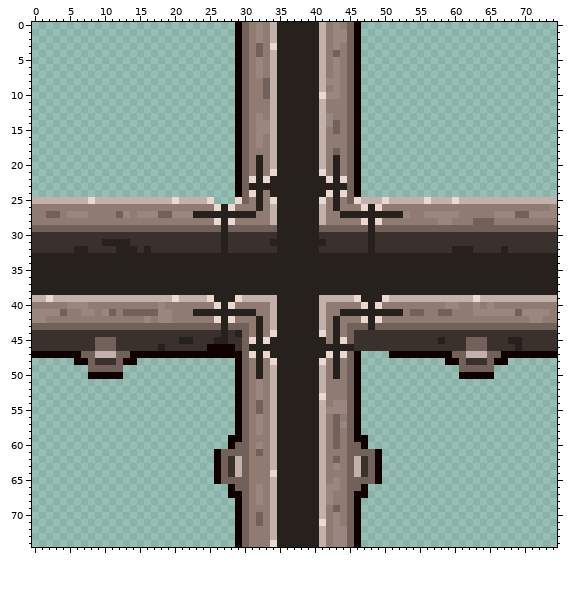
A sprite sheet gets an edit: Assets/prod/tiles/rails_07.png. Above is the file before it was changed.
The file is 75x75 pixels.
Now the later version:
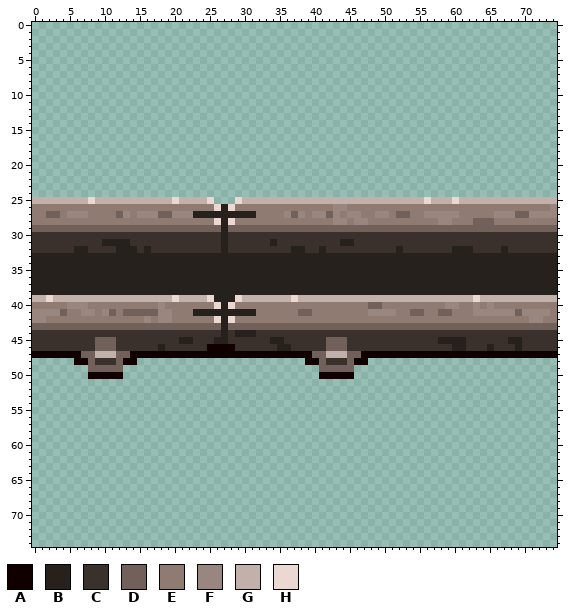
Palette (. is transparent): A #110000  B #27211e  C #3a302c  D #72605a  E #907b73  F #99867f  G #c2b0aa  H #ebd8d1
Edits made:
Changed rows in their new state; - is an unchanged pixel.
first column x 29:
 0 ..................-------
 1 ..................-------
 2 ..................-------
 3 ..................-------
 4 ..................-------
 5 ..................-------
 6 ..................-------
 7 ..................-------
 8 ..................-------
 9 ..................-------
10 ..................-------
11 ..................-------
12 ..................-------
13 ..................-------
14 ..................-------
15 ..................-------
16 ..................-------
17 ..................-------
18 ..................-------
19 ..................-------
20 ..................-------
21 ..................-------
22 ..................-------
23 ..................-------
24 ..................-------
25 -GGGGGGGGGGGGGGGGG---G---
26 ---E-EEEEEEEE-FF--EEE----
27 -----EEFDFEFFDFEFFEEFFEDD
28 -----EEEEEEEE-FF-FFEE----
29 ------DDDDDD-------D-----
30 ------CCCCCC-------C-----
31 ------CCCCCCC--BB--C-----
32 ------CC--CCB------C---B-
first column x 26:
39 ---------GGHGGG-----GGGGG-----------------
40 --------EEEEEEEE-----EDD------------------
41 --------EEEEDDEE--EEEEFFFFE---------------
42 ------E-EEEEEEEE-E---EEE------------------
43 -----DDDDDDDDDDDDDD---D-------------------
44 ----BBCCCCCCCCCCCCCC----------------------
45 ----CCCC--CCCCCCDDDC-------------BBBCCC---
46 ----CCCCC--CCCCCDDDC--------------BBCCCB--
47 ----AAAAAAAAAADDGGG-DAAAA---------AAAAAAA-
48 ---..........AADCCC--A-----------.........
49 ---............DDDD-.--------------.....--
50 ---............AAAAA.--------------.....--
51 ---..................---------------------
52 ---..................---------------------
53 ---..................---------------------
54 ---..................---------------------
55 ---..................---------------------
56 ---..................---------------------
57 ---..................---------------------
58 ---..................---------------------
59 --....................--------------------
60 --....................--------------------
61 ........................------------------
62 ........................------------------
63 ........................------------------
64 ........................------------------
65 ........................------------------
66 --....................--------------------
67 --....................--------------------
68 ---..................---------------------
69 ---..................---------------------
70 ---..................---------------------
71 ---..................---------------------
72 ---..................---------------------
73 ---..................---------------------
74 ---..................---------------------
Pixel boxes of the changes (left, top, right, bottom) in both pictures:
changed: (235, 22, 410, 253)
changed: (214, 295, 403, 547)
changed: (445, 337, 508, 379)
